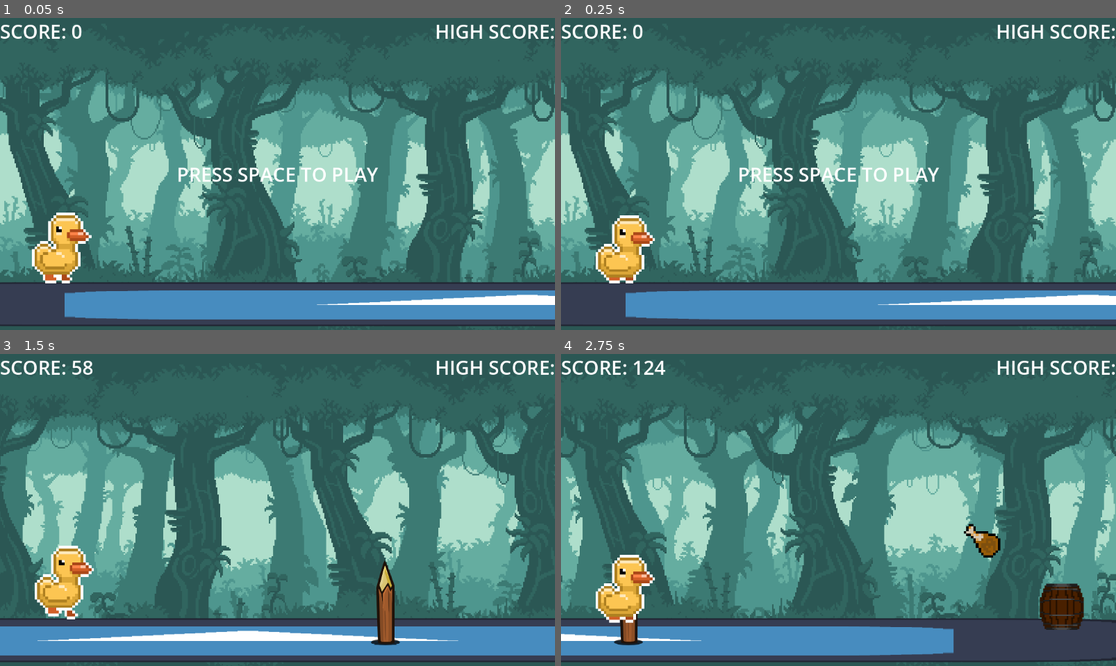
Above: before the commit, frames 1-4 (two rows, left to right).
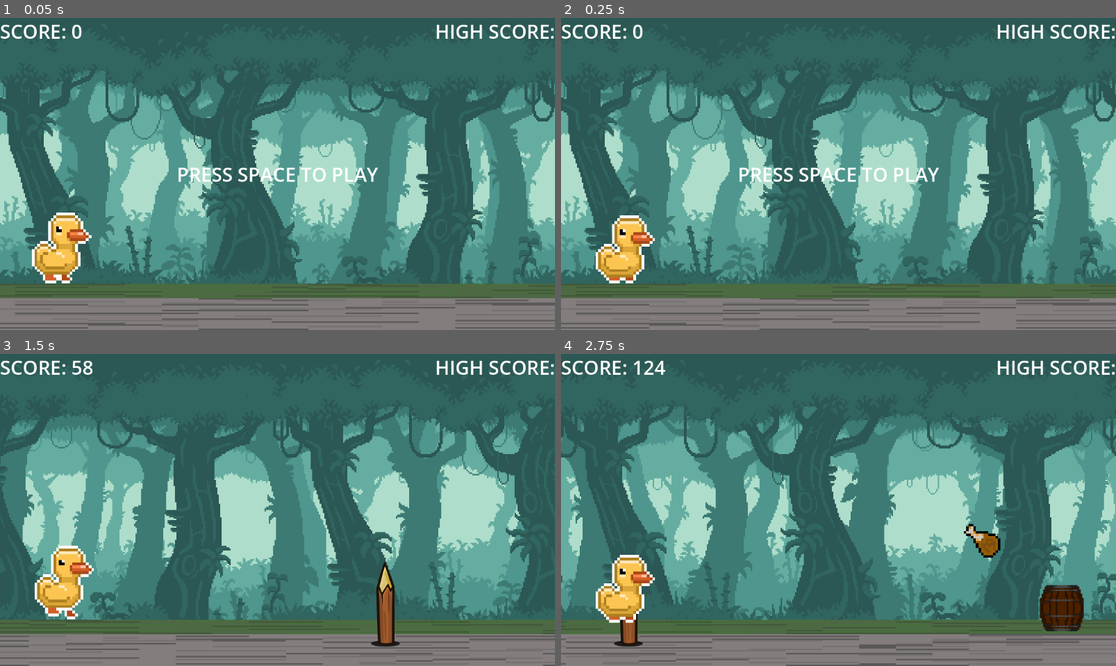
Above: after the commit, the same moments.

Repository: Ayodper/voraciousrush-main
Game: Godot game, scene res://background/scenes/main.tscn
The game is run twice, just before and just after one commit, with the same random seed, the same clock (stepped at 60 frames per second) and the same inputs. The engine's default icon, where the game draws it, is replaced by a stand-in: a white triangle on a blue panel in a dark square.
Inputs:
- Up to frame 1 (0.05 s): no input
- Up to frame 2 (0.25 s): no input
- Up to frame 3 (1.5 s): tap Space at 0.5 s; tap Enter (ui_accept) at 0.77 s
- Up to frame 4 (2.75 s): tap Enter (ui_accept) at 1.52 s; hold Down (ui_down) from 2.03 s (still down)

The runs differ from the first frame. In frame 1, 15% of the frame differs, in the area x 0-100%, y 84-100%; in frame 2, 15%; in frame 3, 15%; in frame 4, 15%.

Commit message:
edited ground texture

Diff:
--- a/background/scenes/duck_animated.tscn
+++ b/background/scenes/duck_animated.tscn
@@ -142,6 +142,8 @@
 sprite_frames = SubResource("SpriteFrames_16dmo")
 animation = &"duck"
 autoplay = "idle"
+frame = 1
+frame_progress = 0.26216188
 
 [node name="runcol" type="CollisionShape2D" parent="." unique_id=42035398]
 position = Vector2(-0.25, 6.9375)
--- a/background/scenes/ground.tscn
+++ b/background/scenes/ground.tscn
@@ -1,6 +1,6 @@
 [gd_scene format=3 uid="uid://c3shuys34hddw"]
 
-[ext_resource type="Texture2D" uid="uid://c2ksotcd7wyxw" path="res://icon.svg" id="1_452m3"]
+[ext_resource type="Texture2D" uid="uid://bw4ueb82cb1ox" path="res://Ground for Voracious rush.png" id="1_452m3"]
 
 [sub_resource type="RectangleShape2D" id="RectangleShape2D_hr7ob"]
 size = Vector2(2304, 96)
@@ -9,8 +9,8 @@
 
 [node name="Sprite2D" type="Sprite2D" parent="." unique_id=1841549003]
 texture_filter = 1
-position = Vector2(-303, 549)
-scale = Vector2(21.835936, 0.71093756)
+position = Vector2(-44.999996, 552)
+scale = Vector2(76.15625, 2.9999993)
 texture = ExtResource("1_452m3")
 centered = false
 
--- a/background/scenes/main.gd
+++ b/background/scenes/main.gd
@@ -25,7 +25,7 @@
 var speed : float = 0.0
 const SCORE_MODIFIER : int = 10
 const START_SPEED : float = 10.0
-const MAX_SPEED : int = 25
+const MAX_SPEED : int = 251
 const SPEED_MODIFIER : int = 5000
 var ground_height : float
 var game_running : bool = false
Binary file added: Ground for Voracious rush.png
Not shown, added: Ground for Voracious rush.png.import
